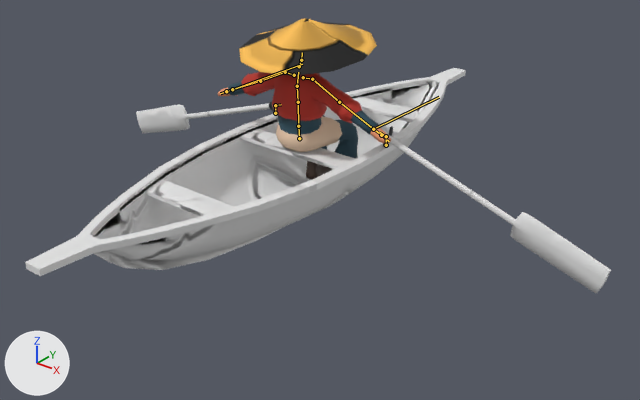
Two versions of the FBX model Assets/Player/Player.fbx, one commit apart.
Rendered twice from a camera (50 mm lens) standing at (4.65, -5.88, 3.55) and looking at (0.26, -0.39, 0.15). The axes (+X, +Y, +Z) are drawn at lower left. The lights are the same throughout. The bones that bend it are drawn over the model as lines.

Objects in the first picture: 'Boat', 'Paddle.L.001', 'Paddle.R.001', 'torso'.
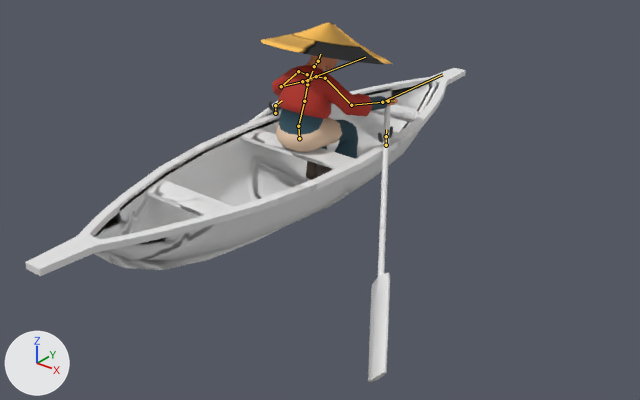
The newer file adds an action. The first version stands in its rest pose; the second is drawn at frame 33 of the action 'Player|Player_Backwards'.

The change, as JSON lines over the scene's bpy script:
```json
{"block": "bone_torso_3", "where": "bone_torso_3 = bpy.data.objects['Player'].pose.bones['Torso_3']  # child of 'Root'"}
{"op": "set", "path": "bone_torso_3.rotation_quaternion", "old": "(1.0, 0.0, 0.0, 0.0)", "new": "(0.981, -0.192, -0.011, 0.0)", "note": "degrees (0, 0, 0) -> degrees (-22, -1, 0)"}
{"block": "bone_arm_1_r", "where": "bone_arm_1_r = bpy.data.objects['Player'].pose.bones['Arm_1.R']  # child of 'shoulder.R'"}
{"op": "set", "path": "bone_arm_1_r.rotation_quaternion", "old": "(1.0, 0.0, 0.0, 0.0)", "new": "(0.981, -0.179, 0.007, 0.078)", "note": "degrees (0, 0, 0) -> degrees (-21, 2, 9)"}
{"block": "bone_arm_2_r", "where": "bone_arm_2_r = bpy.data.objects['Player'].pose.bones['Arm_2.R']  # child of 'Arm_1.R'"}
{"op": "set", "path": "bone_arm_2_r.rotation_quaternion", "old": "(1.0, 0.0, 0.0, 0.0)", "new": "(0.821, -0.539, -0.004, -0.186)", "note": "degrees (0, 0, 0) -> degrees (-65, -12, -18)"}
{"block": "bone_arm_1_l", "where": "bone_arm_1_l = bpy.data.objects['Player'].pose.bones['Arm_1.L']  # child of 'Shoulder.L'"}
{"op": "set", "path": "bone_arm_1_l.rotation_quaternion", "old": "(1.0, 0.0, 0.0, 0.0)", "new": "(0.975, -0.209, 0.004, -0.073)", "note": "degrees (0, 0, 0) -> degrees (-24, -1, -8)"}
{"block": "bone_arm_2_l", "where": "bone_arm_2_l = bpy.data.objects['Player'].pose.bones['Arm_2.L']  # child of 'Arm_1.L'"}
{"op": "set", "path": "bone_arm_2_l.rotation_quaternion", "old": "(1.0, 0.0, 0.0, 0.0)", "new": "(0.836, -0.525, 0.004, 0.161)", "note": "degrees (0, 0, 0) -> degrees (-63, 10, 16)"}
{"block": "bone_hand_l", "where": "bone_hand_l = bpy.data.objects['Player'].pose.bones['Hand.L']  # child of 'Arm_2.L'"}
{"op": "set", "path": "bone_hand_l.rotation_quaternion", "old": "(1.0, 0.0, 0.0, 0.0)", "new": "(0.968, -0.05, -0.246, 0.0)", "note": "degrees (0, 0, 0) -> degrees (-6, -28, 2)"}
{"block": "bone_paddle_l", "where": "bone_paddle_l = bpy.data.objects['Player'].pose.bones['Paddle.L']  # child of 'Paddle_Root.L'"}
{"op": "set", "path": "bone_paddle_l.rotation_quaternion", "old": "(1.0, 0.0, 0.0, 0.0)", "new": "(0.897, -0.411, 0.0, -0.163)", "note": "degrees (0, 0, 0) -> degrees (-48, -8, -17)"}
{"block": "bone_paddle_r", "where": "bone_paddle_r = bpy.data.objects['Player'].pose.bones['paddle.R']  # child of 'Paddle_Root.R'"}
{"op": "set", "path": "bone_paddle_r.rotation_quaternion", "old": "(1.0, 0.0, 0.0, 0.0)", "new": "(0.9, -0.383, 0.0, 0.206)", "note": "degrees (0, 0, 0) -> degrees (-44, 9, 22)"}
```

Location of each change, (x1, y1, x2, y2) in pixels of the pictures (640 x 400 px):
```json
{"object": "torso", "change": "posed", "before": [218, 18, 391, 179], "after": [260, 23, 398, 179], "on screen": "20% narrower"}
{"object": "Paddle.L.001", "change": "posed", "before": [386, 133, 611, 293], "after": [368, 105, 390, 382]}
{"object": "Paddle.R.001", "change": "posed", "before": [136, 104, 270, 133], "after": [246, 101, 279, 124]}
{"bone": "Torso_3", "before": "(298, 126) to (298, 102)", "after": "(298, 126) to (304, 101)"}
{"bone": "Arm_1.R", "before": "(285, 72) to (260, 81)", "after": "(298, 71) to (281, 86)"}
{"bone": "Arm_2.R", "before": "(260, 81) to (232, 89)", "after": "(281, 86) to (302, 81)"}
{"bone": "Arm_1.L", "before": "(312, 79) to (339, 102)", "after": "(325, 78) to (351, 105)"}
{"bone": "Arm_2.L", "before": "(339, 102) to (373, 129)", "after": "(351, 105) to (382, 102)"}
{"bone": "Hand.L", "before": "(373, 129) to (381, 135)", "after": "(382, 102) to (388, 101)"}
{"bone": "Paddle.L", "before": "(386, 136) to (379, 132)", "after": "(386, 136) to (386, 129)"}
{"bone": "paddle.R", "before": "(275, 105) to (281, 104)", "after": "(275, 105) to (282, 100)"}
```
